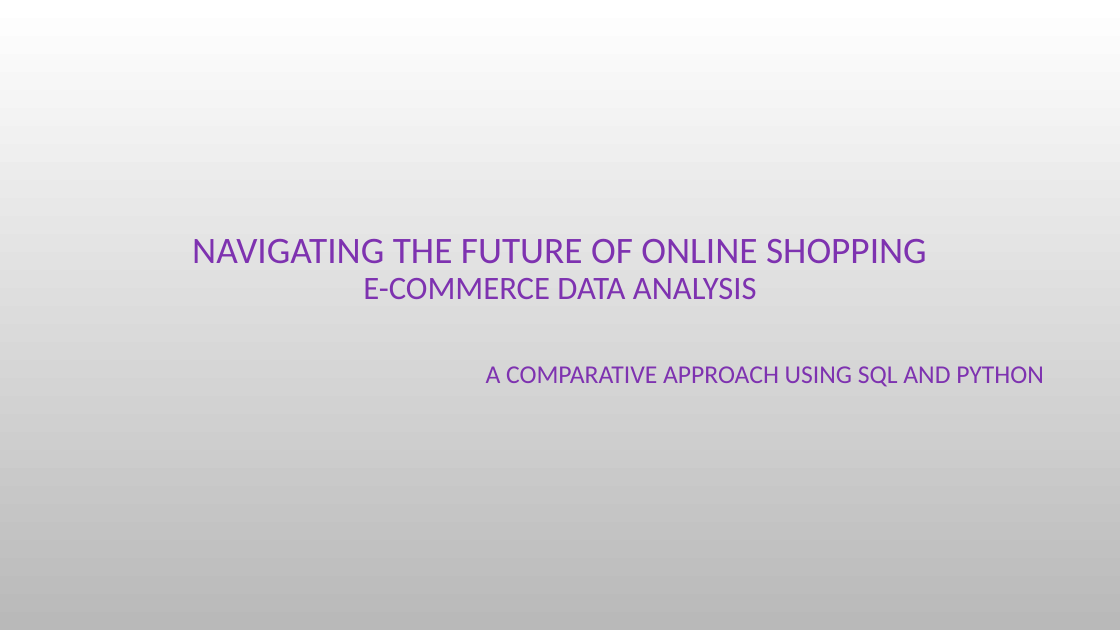
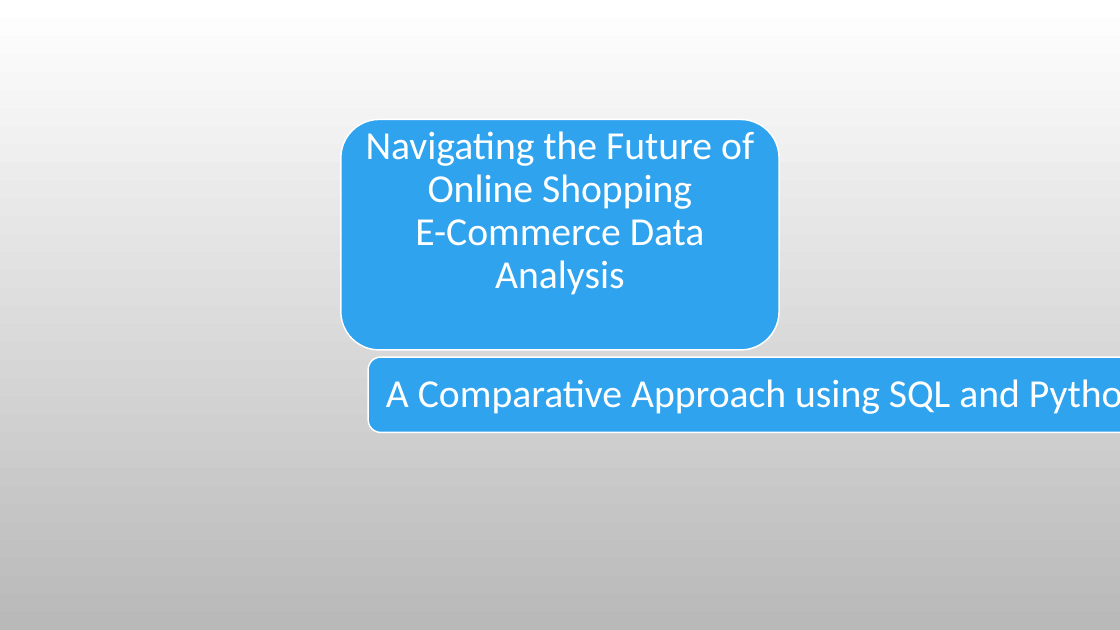
Before and after one commit to priyanshusingh05may-dev/project-_3_python_and_sql-, a slide deck: slide 1 of Navigating the Future of Online Shopping.pptx. Drawn at 1120x630 pixels with LibreOffice and Linux fonts; fonts in the diff are those of the drawing; background and template pictures are left out. Boxes give left, top, right and bottom in pixels: in the first picture for what was removed or moved away, otherwise in the second. Text is boxed around its words. In the diff, an @@ line names an element or a change of style, - is before the commit and + after.

```diff
--- a/Navigating the Future of Online Shopping.pptx
+++ b/Navigating the Future of Online Shopping.pptx
@@ rounded rectangle added at box(341, 119, 780, 350), fill #2FA3EE, outline #FFFFFF 1.25 pt @@
@@ text "Navigating the Future of Online ..." at box(366, 131, 754, 295): vertical alignment bottom to middle @@
@@ text at box(366, 131, 754, 295): text changed; size 32 to 34 pt; text colour #7E32B0 to #FFFFFF @@
-NAVIGATING THE FUTURE OF ONLINE SHOPPING
-E-COMMERCE DATA ANALYSIS
+Navigating the Future of Online Shopping
+E-Commerce Data Analysis
@@ rounded rectangle added at box(368, 357, 1120, 433), fill #2FA3EE, outline #FFFFFF 1.25 pt @@
@@ text "A Comparative Approach using SQL ..." at box(386, 379, 1020, 414): vertical alignment top to middle @@
@@ text at box(386, 379, 1020, 414): text changed; size 22 to 34 pt; text colour #7E32B0 to #FFFFFF @@
-A COMPARATIVE APPROACH USING SQL AND PYTHON
+A Comparative Approach using SQL and Python
```
Also in this commit, not shown: 4 other slides changed, 4 slides added, 1 other file.
